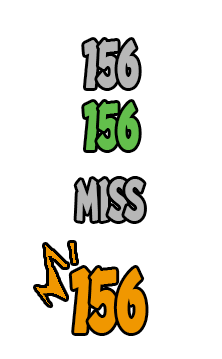
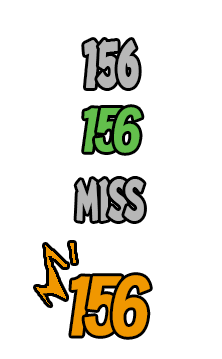
The second 222x359 image is a revision of the first. Changes to its layers:
painted on "6" (1st of 3, in "暴击伤害数字") over [112, 268, 150, 337]
painted on "5" (1st of 3, in "暴击伤害数字") over [84, 268, 122, 336]
painted on "1" (1st of 3, in "暴击伤害数字") over [71, 268, 91, 336]
painted on "6" (2nd of 3, in "治疗伤害数字") over [114, 102, 142, 153]
painted on "5" (2nd of 3, in "治疗伤害数字") over [95, 102, 122, 152]
painted on "1" (2nd of 3, in "治疗伤害数字") over [84, 102, 99, 152]
